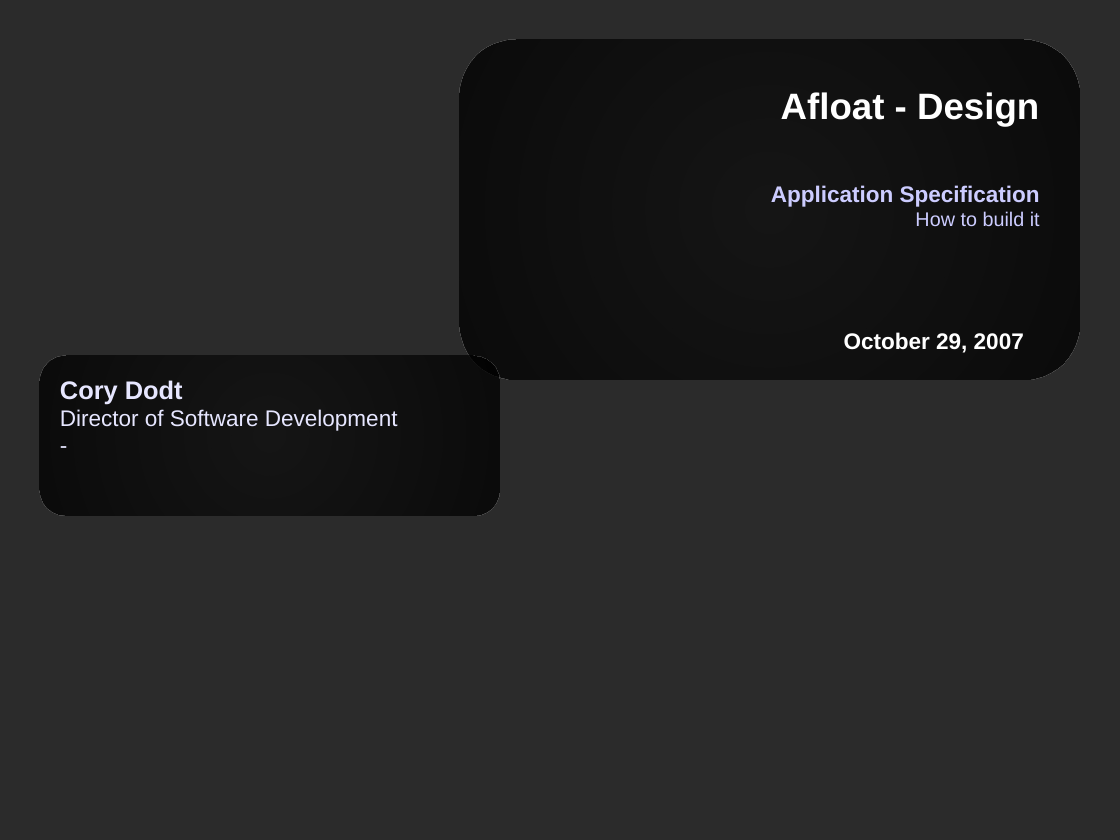
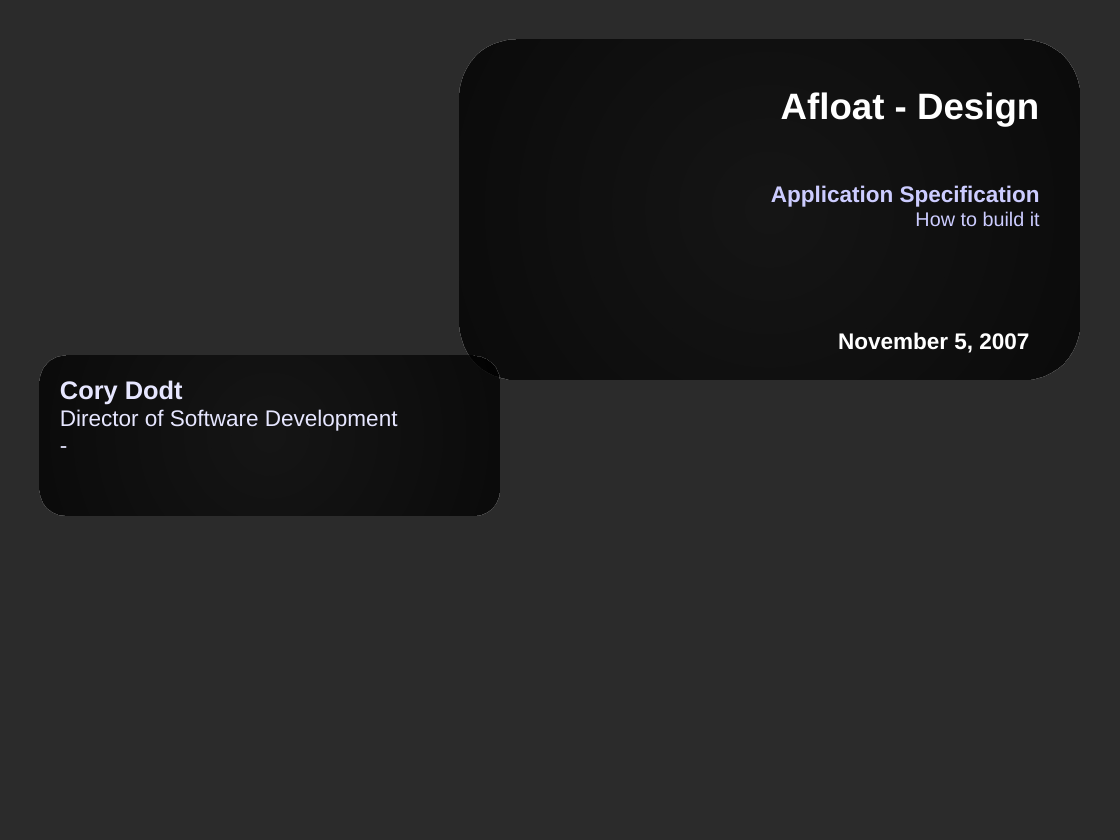
Before and after one commit to corydodt/Afloat, a slide deck: slide 1 of doc/afloat.odp. Drawn at 1120x840 pixels with LibreOffice and Linux fonts; fonts in the diff are those of the drawing; background and template pictures are left out; a plain dark background stands for a picture behind light text. Boxes give left, top, right and bottom in pixels: in the first picture for what was removed or moved away, otherwise in the second. Text is boxed around its words. In the diff, an @@ line names an element or a change of style, - is before the commit and + after.

```diff
--- a/doc/afloat.odp
+++ b/doc/afloat.odp
@@ text at [838, 332, 1029, 353]: text changed @@
-October 29, 2007
+November 5, 2007
```
Also in this commit, not shown: 6 other slides changed, 1 slide removed, 1 other file.
